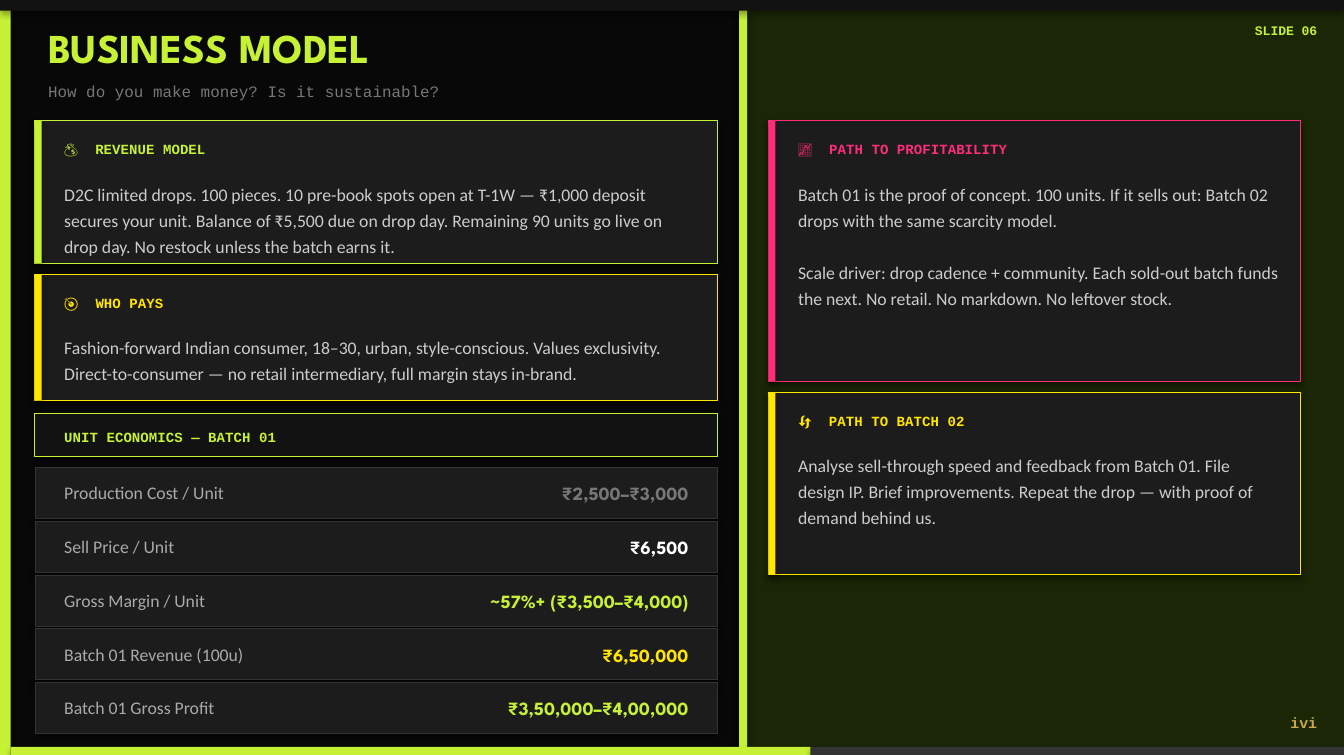
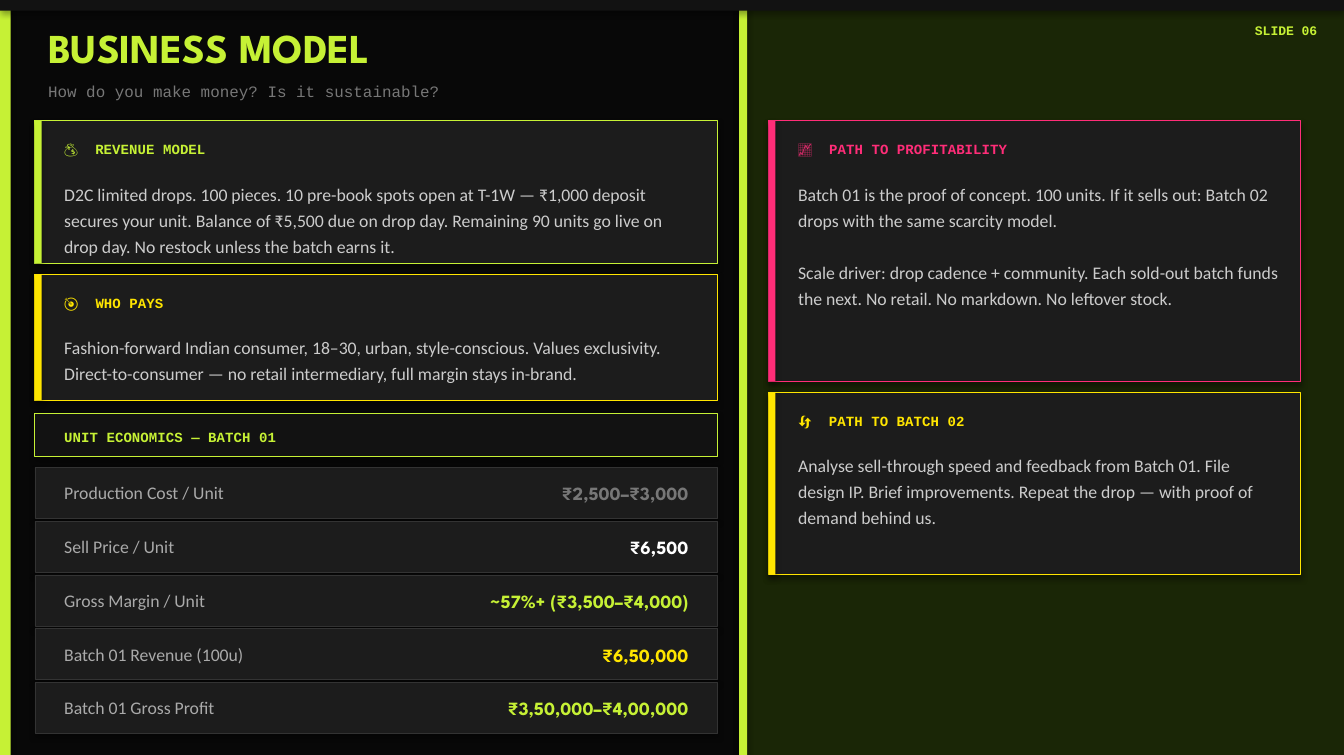
Before and after one commit to EpicBroMj10/IncomeTaxPiaget, a slide deck: slide 6 of NUUL_IVI_Pitch_Deck.pptx. Drawn at 1344x755 pixels with LibreOffice and Linux fonts; fonts in the diff are those of the drawing. Boxes give left, top, right and bottom in pixels: in the first picture for what was removed or moved away, otherwise in the second. Text is boxed around its words. In the diff, an @@ line names an element or a change of style, - is before the commit and + after.

```diff
--- a/NUUL_IVI_Pitch_Deck.pptx
+++ b/NUUL_IVI_Pitch_Deck.pptx
@@ text removed at box(1290, 717, 1317, 728) @@
-ivi
@@ rectangle removed at box(11, 747, 810, 755) @@
@@ rectangle removed at box(810, 747, 1344, 755) @@
```
Also in this commit, not shown: 9 other slides changed.
